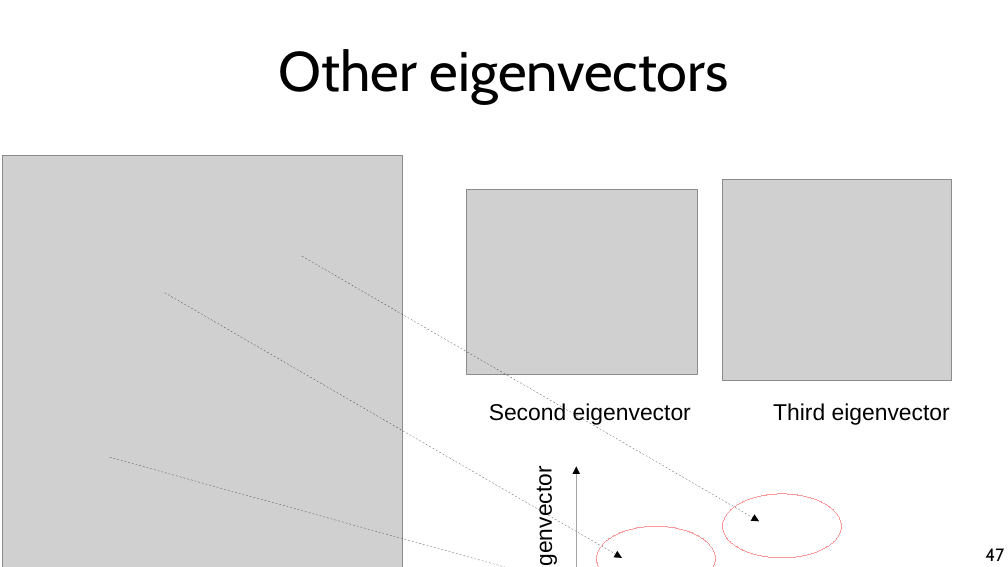
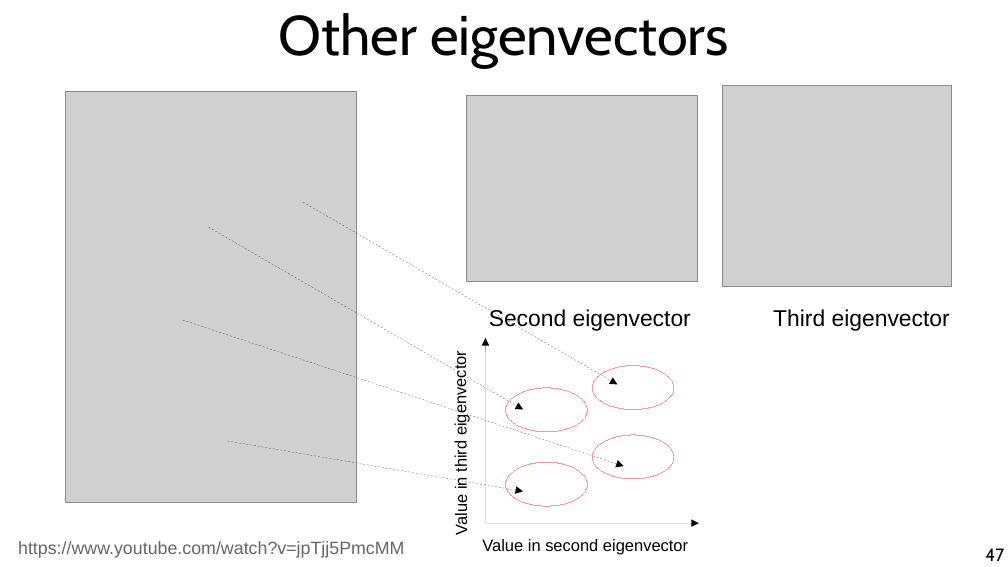
Before and after one commit to chatox/networks-science-course, a slide deck: slide 47 of theory/tt15_spectral_clustering.odp. Drawn at 1008x567 pixels with LibreOffice and Linux fonts; fonts in the diff are those of the drawing; grey boxes stand for pictures. Boxes give left, top, right and bottom in pixels: in the first picture for what was removed or moved away, otherwise in the second. Text is boxed around its words. In the diff, an @@ line names an element or a change of style, - is before the commit and + after.

```diff
--- a/theory/tt15_spectral_clustering.odp
+++ b/theory/tt15_spectral_clustering.odp
@@ title "Other eigenvectors": place and size @@
-title "Other eigenvectors" at box(279, 49, 729, 103)
+title "Other eigenvectors" at box(279, 13, 729, 68)
@@ picture: place and size @@
-picture at box(2, 155, 402, 567)
+picture at box(66, 91, 357, 503)
@@ arrow moved from (302, 256) - (759, 521) to (303, 202) - (617, 384) @@
@@ arrow added from (209, 227) to (523, 410), #000000 0 pt @@
@@ arrow moved from (165, 293) - (622, 558) to (183, 320) - (624, 466) @@
@@ 2 pictures, 2 texts: place and size @@
-2 pictures, 2 texts at box(466, 179, 951, 426)
+2 pictures, 2 texts at box(466, 86, 951, 332)
@@ text "Value in third eigenvector": place and size @@
-text "Value in third eigenvector" at box(524, 457, 561, 567)
+text "Value in third eigenvector" at box(452, 359, 470, 534)
@@ text "Value in third eigenvector" at box(452, 359, 470, 534): size 18 to 13 pt @@
@@ arrow added from (486, 523) to (486, 338), #000000 0 pt @@
@@ ellipse added at box(506, 388, 587, 432), outline #FF9999 0 pt @@
@@ ellipse added at box(593, 366, 674, 410), outline #FF9999 0 pt @@
@@ arrow added from (228, 441) to (523, 491), #000000 0 pt @@
@@ ellipse: place and size @@
-ellipse at box(596, 526, 715, 567)
+ellipse at box(593, 435, 674, 479)
@@ arrow removed from (110, 457) to (768, 567) @@
@@ ellipse added at box(506, 462, 587, 506), outline #FF9999 0 pt @@
@@ arrow removed from (576, 567) to (576, 466) @@
@@ ellipse removed at box(723, 494, 842, 558) @@
@@ text added at box(482, 539, 688, 554), 13 pt, text #000000 @@
+Value in second eigenvector
@@ arrow added from (486, 523) to (699, 523), #000000 0 pt @@
@@ text added at box(18, 541, 404, 558), 14 pt, text #666666 @@
+https://www.youtube.com/watch?v=jpTjj5PmcMM
```
Also in this commit, not shown: 32 other slides changed, 3 slides added, 4 slides removed, 1 other file.
